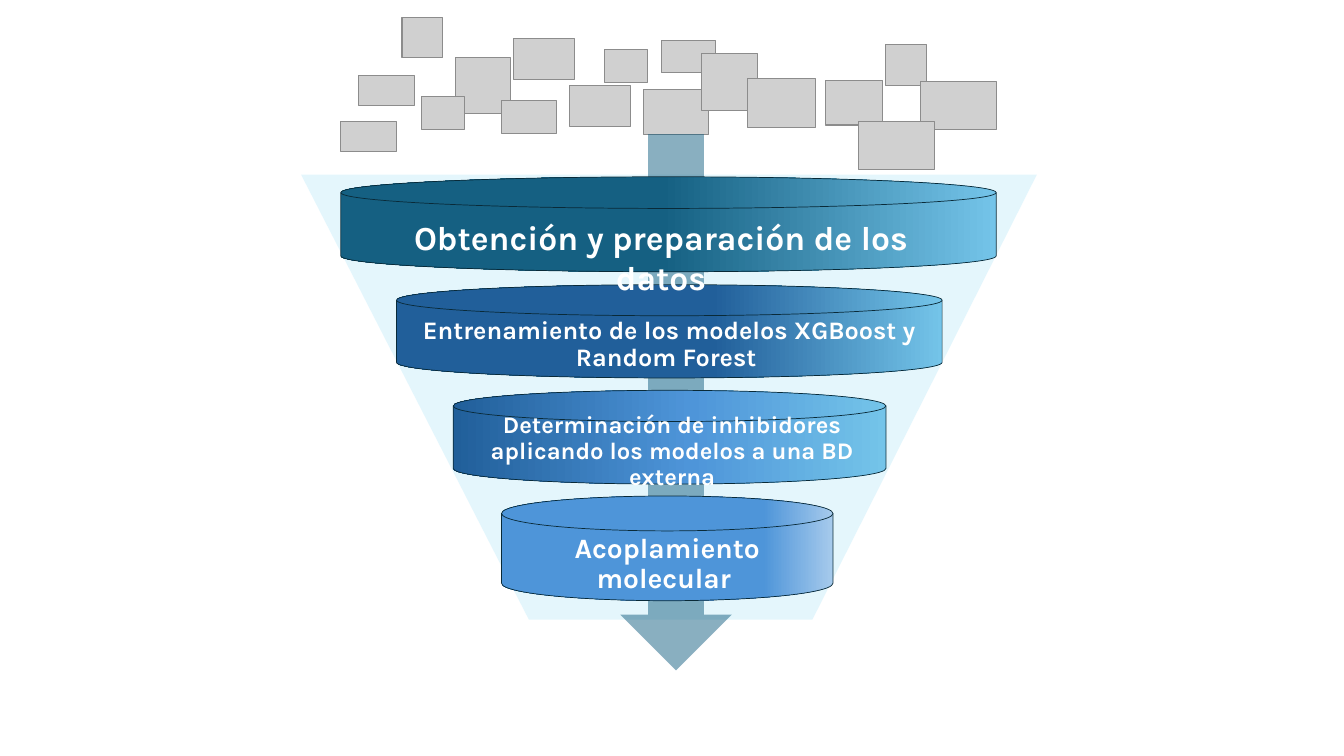
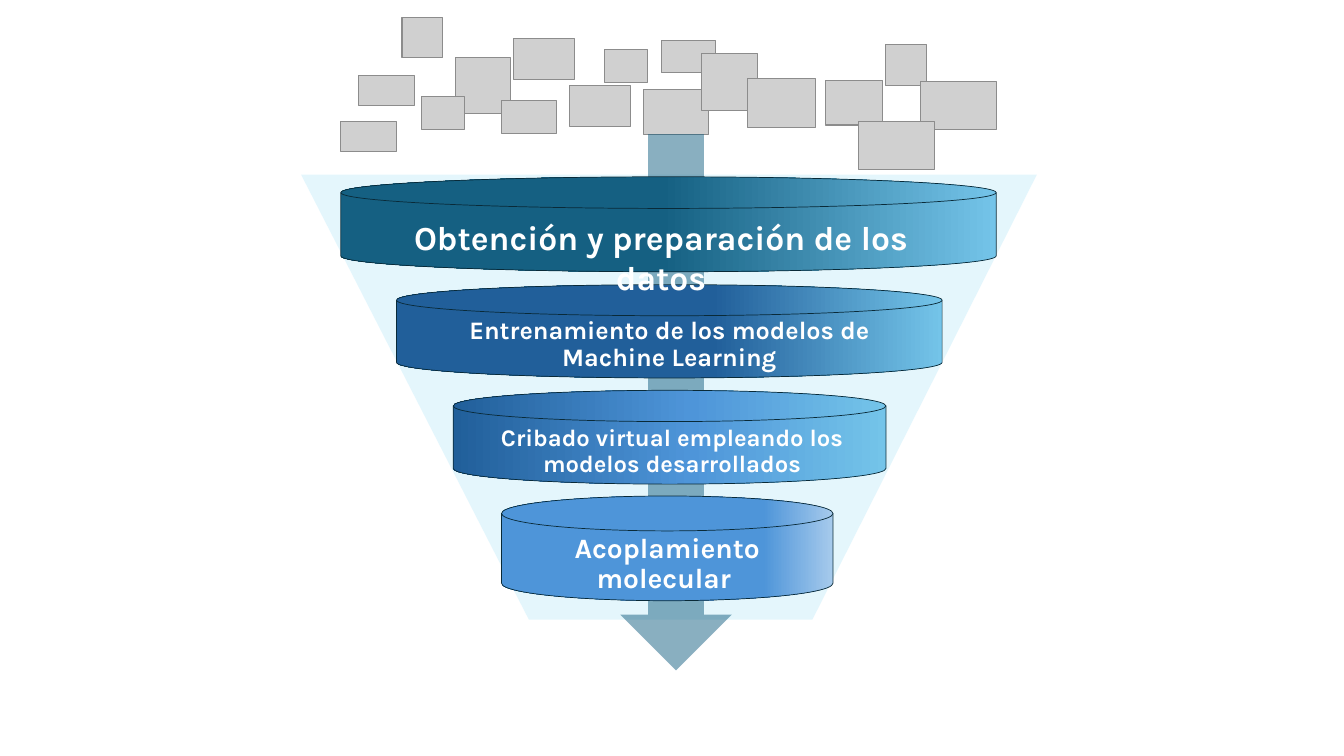
Before and after one commit to Eliud7720/Alzheimer---Anteproyecto, a slide deck: slide 8 of Metodologia.pptx. Drawn at 1344x756 pixels with LibreOffice and Linux fonts; fonts in the diff are those of the drawing; grey boxes stand for pictures. Boxes give left, top, right and bottom in pixels: in the first picture for what was removed or moved away, otherwise in the second. Text is boxed around its words. In the diff, an @@ line names an element or a change of style, - is before the commit and + after.

Commit message:
A casi terminar la expo

```diff
--- a/Metodologia.pptx
+++ b/Metodologia.pptx
@@ text at (x1=469, y1=321, x2=869, y2=373): text changed @@
-Entrenamiento de los modelos XGBoost y Random Forest
+Entrenamiento de los modelos de Machine Learning
@@ text at (x1=501, y1=429, x2=843, y2=473): text changed @@
-Determinación de inhibidores aplicando los modelos a una BD externa
+Cribado virtual empleando los modelos desarrollados
```
